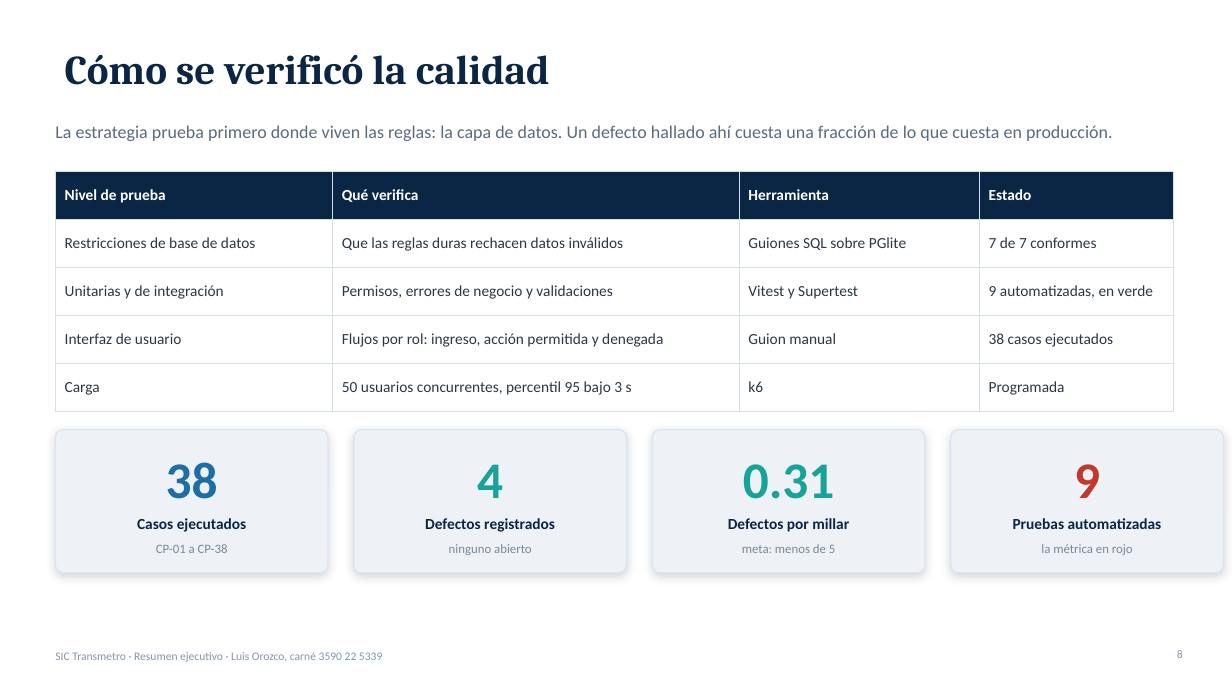
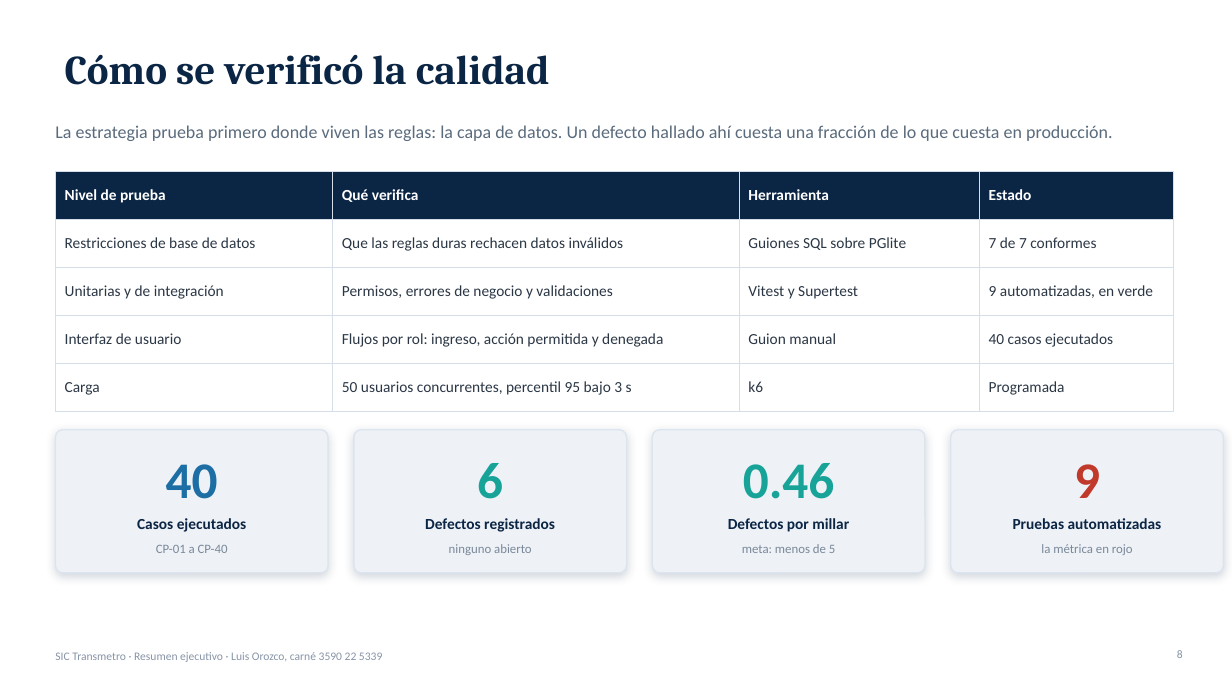
Before and after one commit to LuisO01/transmetro-sic, a slide deck: slide 8 of entregables/SIC_Transmetro_Resumen_Ejecutivo.pptx. Drawn at 1232x693 pixels with LibreOffice and Linux fonts; fonts in the diff are those of the drawing. Boxes give left, top, right and bottom in pixels: in the first picture for what was removed or moved away, otherwise in the second. Text is boxed around its words. In the diff, an @@ line names an element or a change of style, - is before the commit and + after.

```diff
--- a/entregables/SIC_Transmetro_Resumen_Ejecutivo.pptx
+++ b/entregables/SIC_Transmetro_Resumen_Ejecutivo.pptx
@@ table at [55,171,1174,399] @@
-row 4, column 4: 38 casos ejecutados
+row 4, column 4: 40 casos ejecutados
@@ text at [166,464,218,499]: text changed @@
-38
+40
@@ text at [477,463,503,499]: text changed @@
-4
+6
@@ text at [743,463,835,499]: text changed @@
-0.31
+0.46
@@ text at [156,545,228,553]: text changed @@
-CP-01 a CP-38
+CP-01 a CP-40
```
Also in this commit, not shown: 5 other slides changed, 6 other files.
